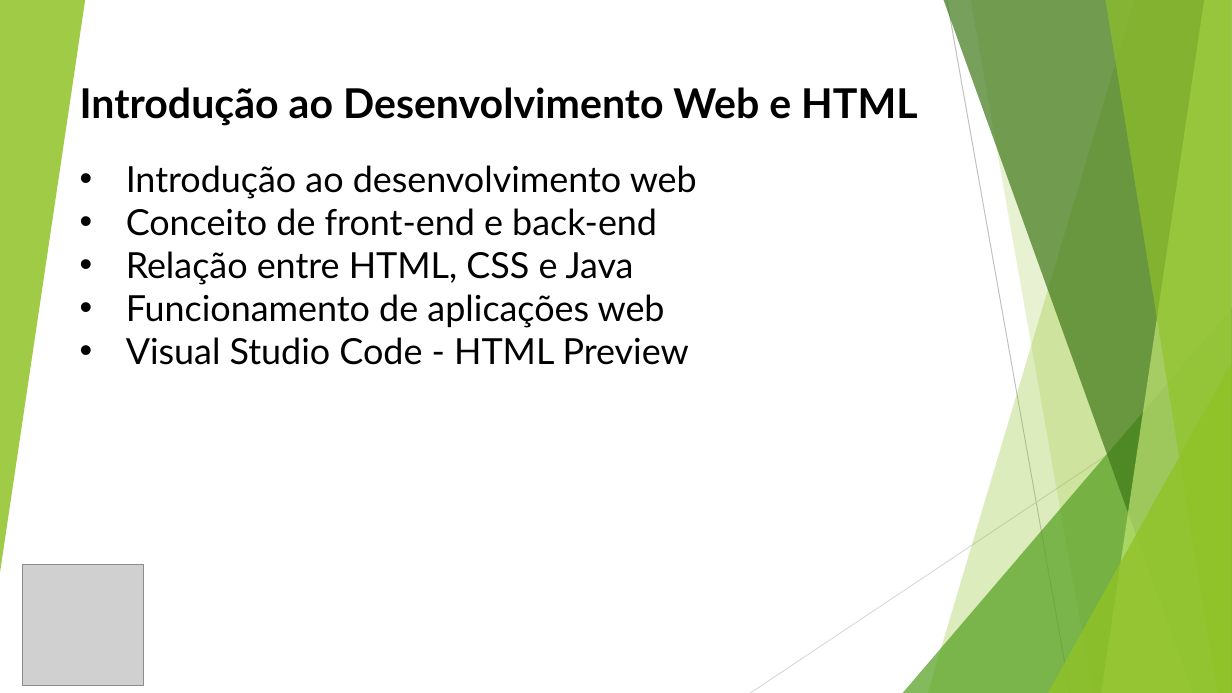
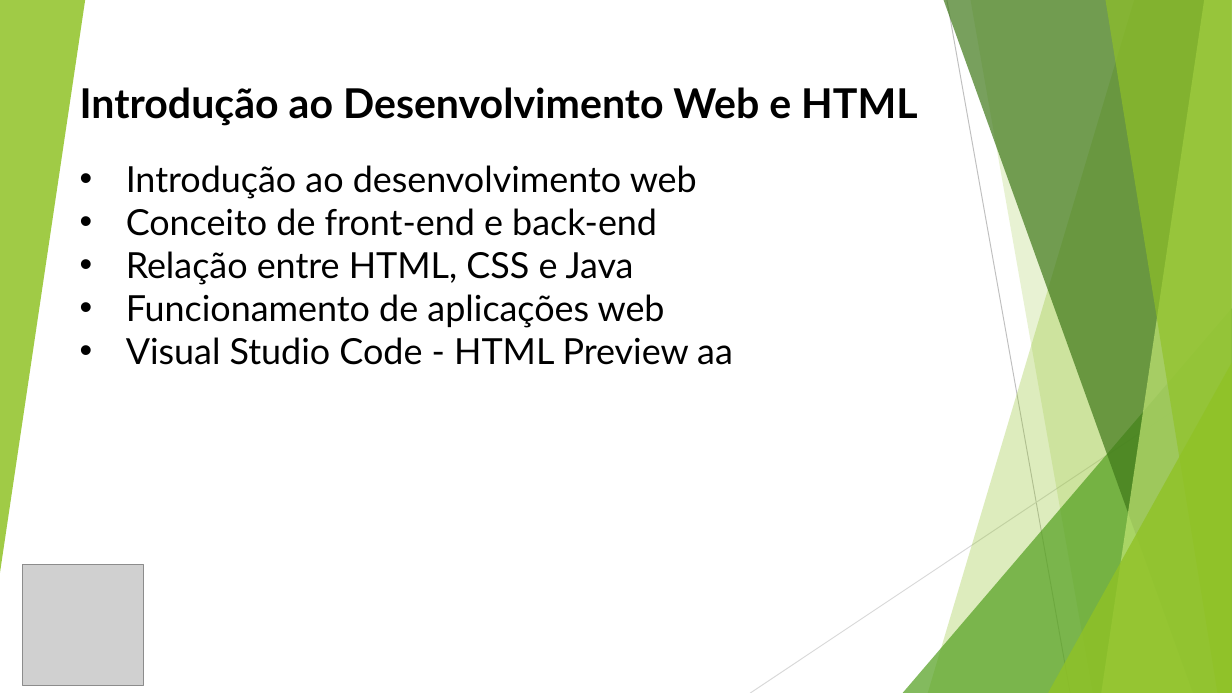
Before and after one commit to juliocesarravizza89-sys/Colaboracao, a slide deck: slide 1 of Aula01 — Introdução ao HTML e Desenvolvimento Web.pptx. Drawn at 1232x693 pixels with LibreOffice and Linux fonts; fonts in the diff are those of the drawing; grey boxes stand for pictures. Boxes give left, top, right and bottom in pixels: in the first picture for what was removed or moved away, otherwise in the second. Text is boxed around its words. In the diff, an @@ line names an element or a change of style, - is before the commit and + after.

Commit message:
2 teste

```diff
--- a/Aula01 — Introdução ao HTML e Desenvolvimento Web.pptx
+++ b/Aula01 — Introdução ao HTML e Desenvolvimento Web.pptx
@@ text at [126, 337, 733, 365]: text changed @@
-• Visual Studio Code - HTML Preview
+• Visual Studio Code - HTML Preview aa
```
